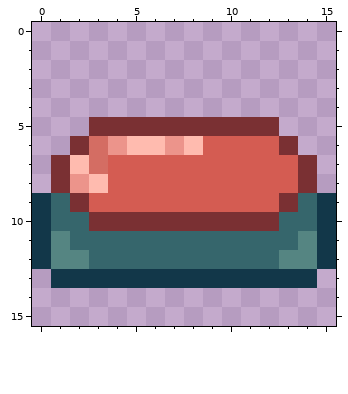
Two versions of one pixel-art sprite, Animations/Button/On/000.png. That is the earlier state.
The file is 16x16 pixels.
Now the later version:
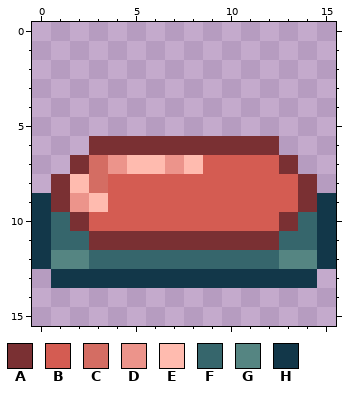
Palette (. is transparent): A #7a3033  B #d45c52  C #d46d63  D #ec948b  E #ffbbaf  F #36666c  G #558582  H #123749
The exact change:
y 5: x 3..12 AAAAAAAAAA -> ..........
y 6: x 2..13 ACDEEDEBBBBA -> .AAAAAAAAAA.
y 7: x 1..2 AE -> .A; x 4..8 BBBBB -> DEEDE; x 13..14 BA -> A.
y 8: x 2..3 DE -> EC
y 9: x 1..3 FAB -> ADE; x 13..14 AF -> BA
y 10: x 2..13 FAAAAAAAAAAF -> ABBBBBBBBBBA
y 11: x 1 G -> F; x 3..12 FFFFFFFFFF -> AAAAAAAAAA; x 14 G -> F
Boxes around the changes in both pictures, in picture pixels (x1, y1, x2, y2):
changed: (51, 117, 317, 250)
